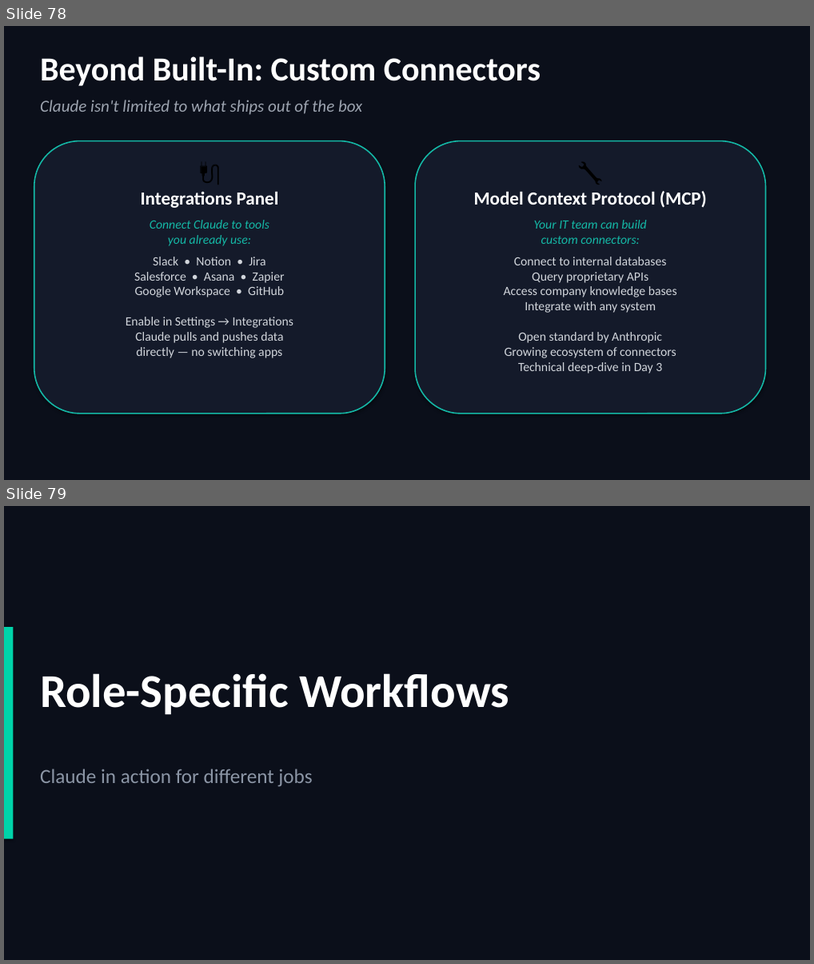
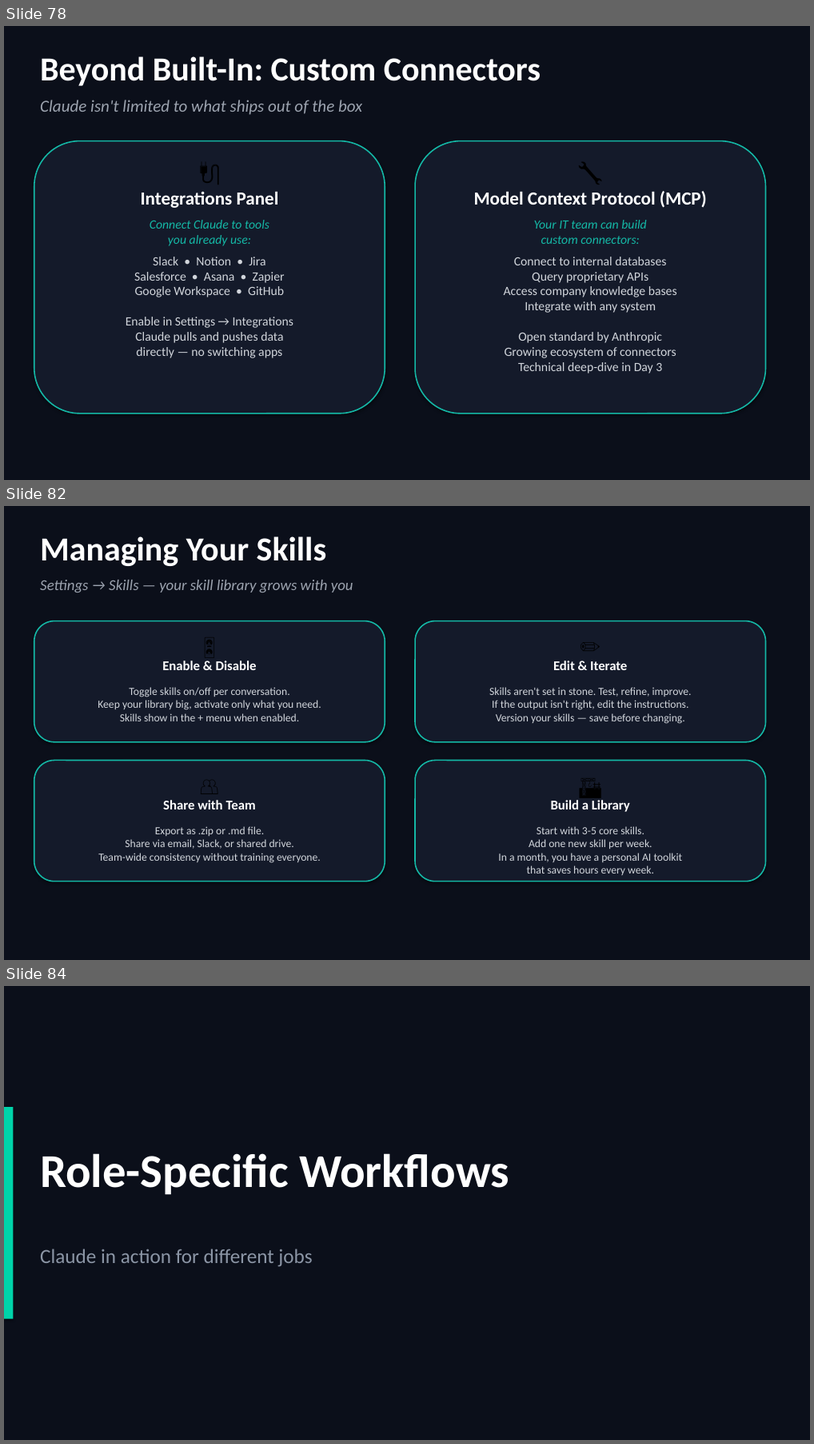
Before and after one commit to scottrhay/AIA-ClaudeCopilot, a slide deck: slides/Day1_Claude_for_Business.pptx. Shown one above the other, each under a label of ours: slides 78 and 79 before the commit, slides 78, 82 and 84 after it; the slides between them are not shown. The pictures are 814x964 and 814x1444 pixels, drawn with LibreOffice and Linux fonts; fonts in the diff are those of the drawing. Boxes give left, top, right and bottom in pixels: in the first picture for what was removed or moved away, otherwise in the second. Text is boxed around its words. In the diff, an @@ line names an element or a change of style, - is before the commit and + after.

```diff
--- a/slides/Day1_Claude_for_Business.pptx
+++ b/slides/Day1_Claude_for_Business.pptx
@@ slide 82 added at box(4, 506, 810, 960), background #0B0F1A @@
@@ text added at box(40, 536, 327, 566), 40 pt, text #FFFFFF, bold @@
+Managing Your Skills
@@ text added at box(40, 580, 354, 592), 18 pt, text #9CA3AF, italic @@
+Settings → Skills — your skill library grows with you
@@ rounded rectangle added at box(34, 621, 385, 742), fill #141A2A, outline #14B8A6 1.5 pt @@
@@ rounded rectangle added at box(415, 621, 766, 742), fill #141A2A, outline #14B8A6 1.5 pt @@
@@ text added at box(46, 630, 373, 654), 26 pt, text #000000 @@
+🎛️
@@ text added at box(427, 630, 754, 654), 26 pt, text #000000 @@
+✏️
@@ text added at box(162, 660, 257, 670), 16 pt, text #FFFFFF, bold @@
+Enable & Disable
@@ text added at box(554, 660, 627, 670), 16 pt, text #FFFFFF, bold @@
+Edit & Iterate
@@ text added at box(98, 687, 321, 721), 13 pt, text #D1D5DB @@
+Toggle skills on/off per conversation.
+Keep your library big, activate only what you need.
+Skills show in the + menu when enabled.
@@ text added at box(490, 687, 692, 724), 13 pt, text #D1D5DB @@
+Skills aren't set in stone. Test, refine, improve.
+If the output isn't right, edit the instructions.
+Version your skills — save before changing.
@@ rounded rectangle added at box(34, 760, 385, 881), fill #141A2A, outline #14B8A6 1.5 pt @@
@@ text added at box(46, 769, 373, 793), 26 pt, text #000000 @@
+👥
@@ rounded rectangle added at box(415, 760, 766, 881), fill #141A2A, outline #14B8A6 1.5 pt @@
@@ text added at box(427, 769, 754, 793), 26 pt, text #000000 @@
+🏗️
@@ text added at box(163, 800, 256, 809), 16 pt, text #FFFFFF, bold @@
+Share with Team
@@ text added at box(551, 800, 630, 812), 16 pt, text #FFFFFF, bold @@
+Build a Library
@@ text added at box(98, 826, 321, 863), 13 pt, text #D1D5DB @@
+Export as .zip or .md file.
+Share via email, Slack, or shared drive.
+Team-wide consistency without training everyone.
@@ text added at box(498, 826, 683, 875), 13 pt, text #D1D5DB @@
+Start with 3-5 core skills.
+Add one new skill per week.
+In a month, you have a personal AI toolkit
+that saves hours every week.
@@ what was slide 79 is now slide 84 @@
```
Also in this commit, not shown: 4 other slides added.
